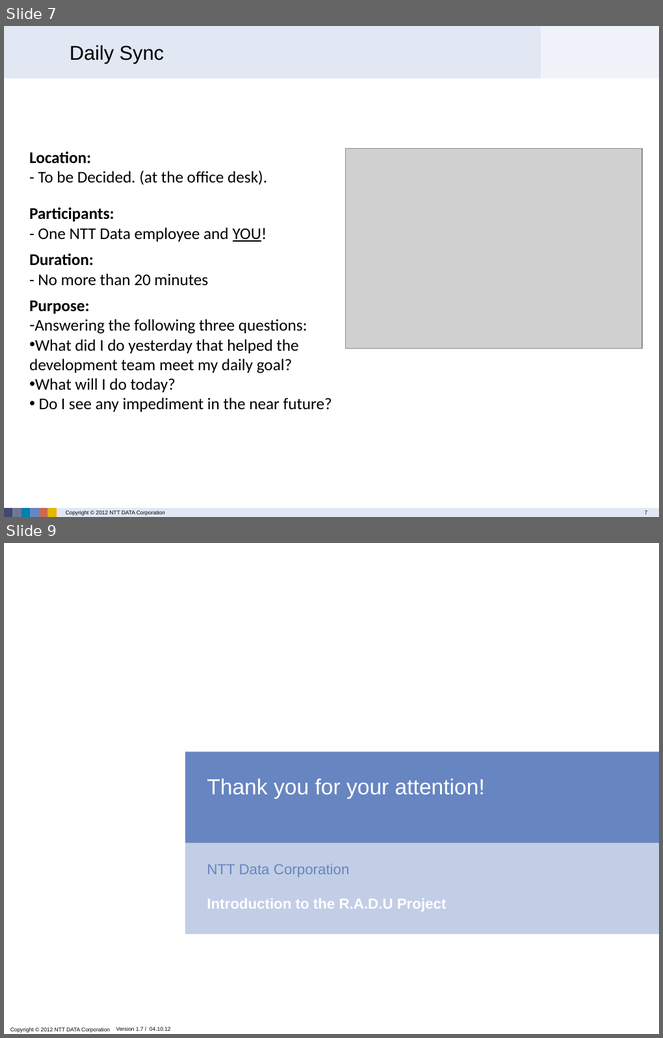
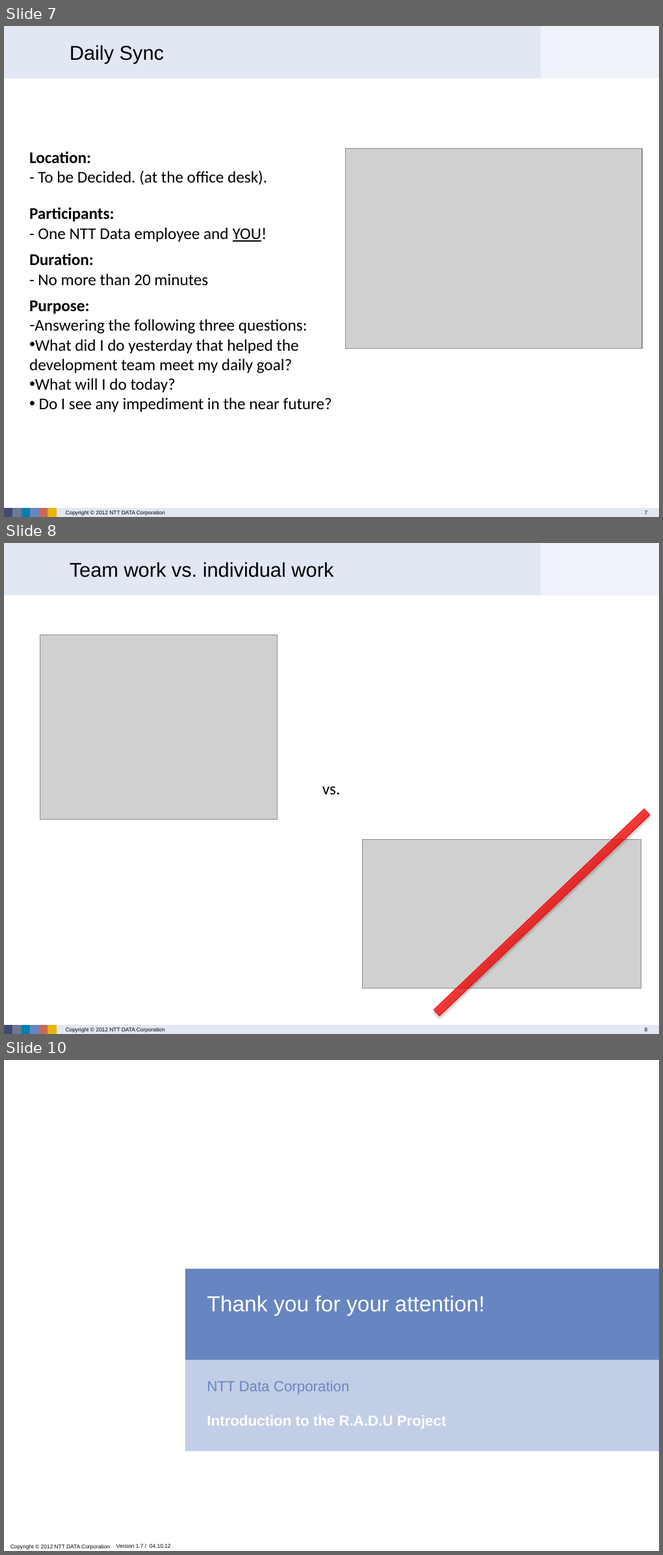
Before and after one commit to BogdanHerciu/ReqM_project, a slide deck: ProjectDocuments/05_Misc/00_Introduction.pptx. Shown one above the other, each under a label of ours: slides 7 and 9 before the commit, slides 7, 8 and 10 after it; the slides between them are not shown. The pictures are 663x1038 and 663x1555 pixels, drawn with LibreOffice and Linux fonts; fonts in the diff are those of the drawing; grey boxes stand for pictures; background and template pictures are left out. Boxes give left, top, right and bottom in pixels: in the first picture for what was removed or moved away, otherwise in the second. Text is boxed around its words. In the diff, an @@ line names an element or a change of style, - is before the commit and + after.

Commit message:
added new slide

```diff
--- a/ProjectDocuments/05_Misc/00_Introduction.pptx
+++ b/ProjectDocuments/05_Misc/00_Introduction.pptx
@@ slide 8 added at (x1=4, y1=543, x2=659, y2=1034), background #FFFFFF; not listed: 11 template elements that a slide beside it also shows @@
@@ text added at (x1=70, y1=562, x2=334, y2=577), 22 pt, text #000000 @@
+Team work vs. individual work
@@ picture added at (x1=40, y1=635, x2=278, y2=819) @@
@@ text added at (x1=322, y1=786, x2=340, y2=795), 18 pt, text #000000 @@
+vs.
@@ rectangle added at (x1=434, y1=809, x2=650, y2=1016), fill #FF0000 at 71% opacity, outline #FF0000 0.75 pt @@
@@ picture added at (x1=362, y1=840, x2=642, y2=988) @@
@@ what was slide 9 is now slide 10 @@
```
